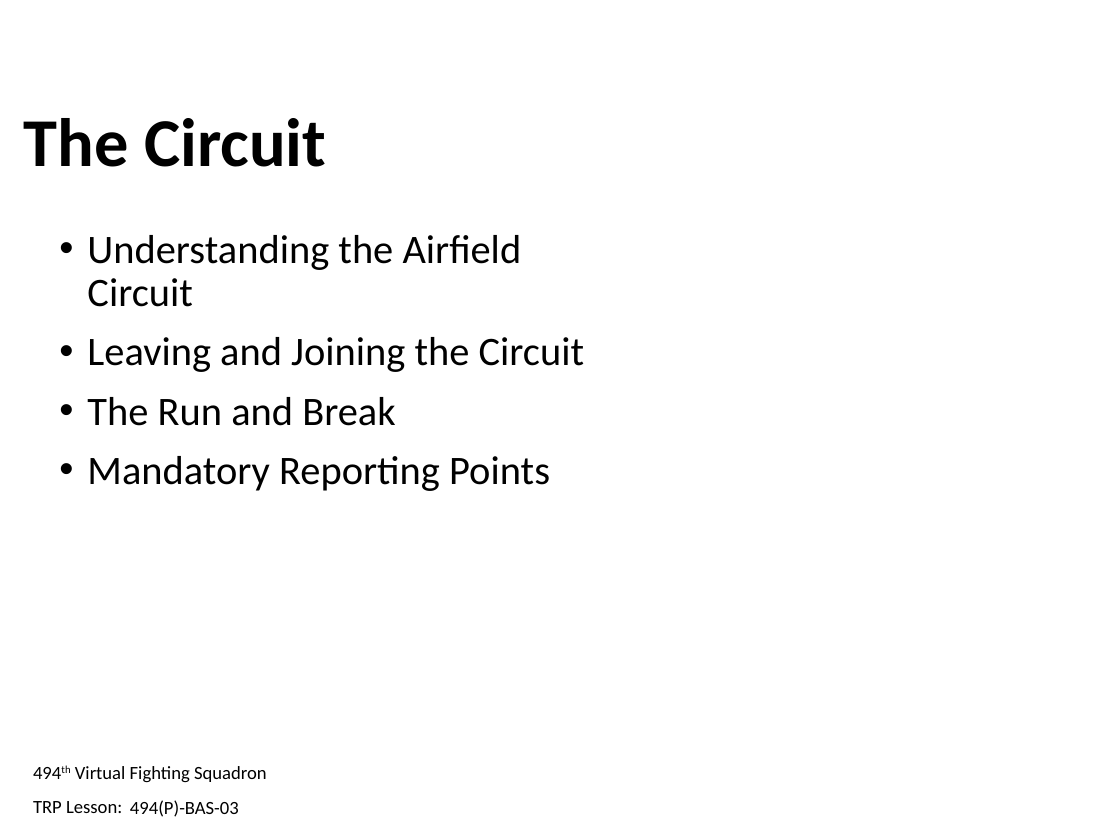
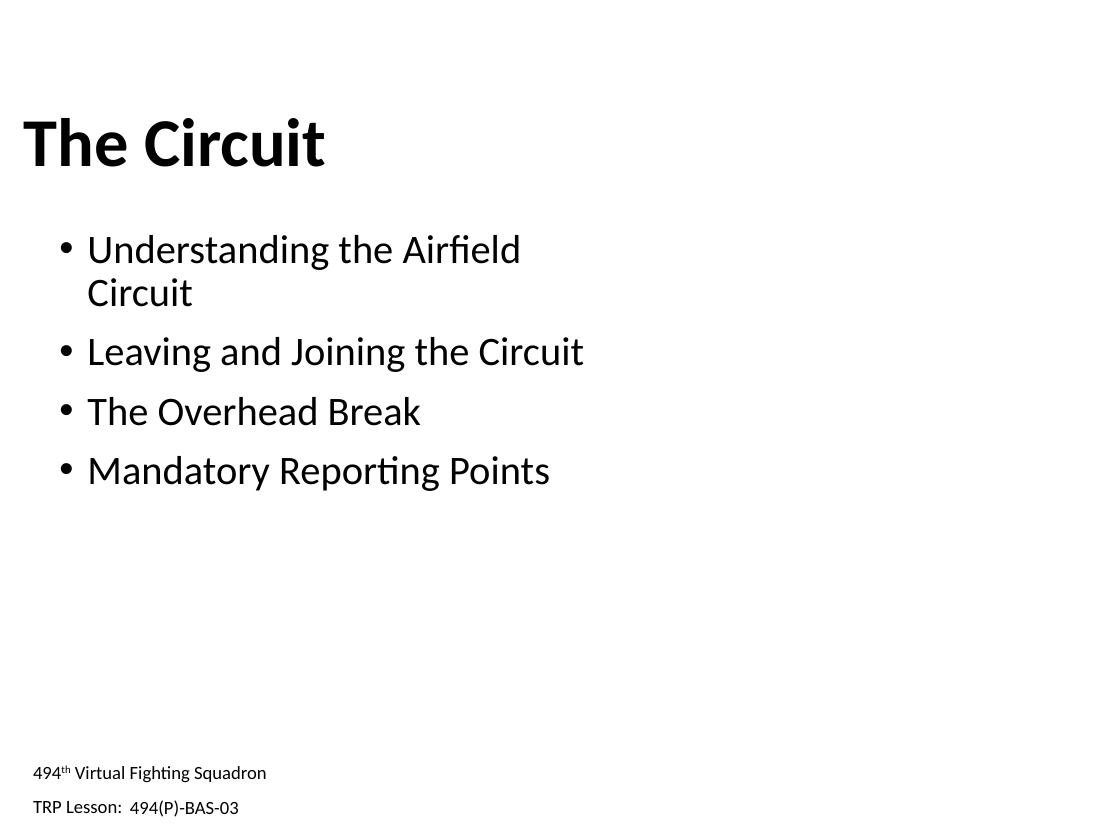
Before and after one commit to 132nd-vWing/132-TRP-494, a slide deck: slide 10 of TRP/BAS/BAS-03/494(P)-BAS-03 - Trainee Presentation.pptx. Drawn at 1120x840 pixels with LibreOffice and Linux fonts; fonts in the diff are those of the drawing; background and template pictures are left out. Boxes give left, top, right and bottom in pixels: in the first picture for what was removed or moved away, otherwise in the second. Text is boxed around its words. In the diff, an @@ line names an element or a change of style, - is before the commit and + after.

Commit message:
Renamed Run and Break to OHB. Completed BAS04.

```diff
--- a/TRP/BAS/BAS-03/494(P)-BAS-03 - Trainee Presentation.pptx
+++ b/TRP/BAS/BAS-03/494(P)-BAS-03 - Trainee Presentation.pptx
@@ text at (87, 397, 421, 426): text changed @@
-• The Run and Break
+• The Overhead Break
```
Also in this commit, not shown: 3 other slides changed, 3 other files.
